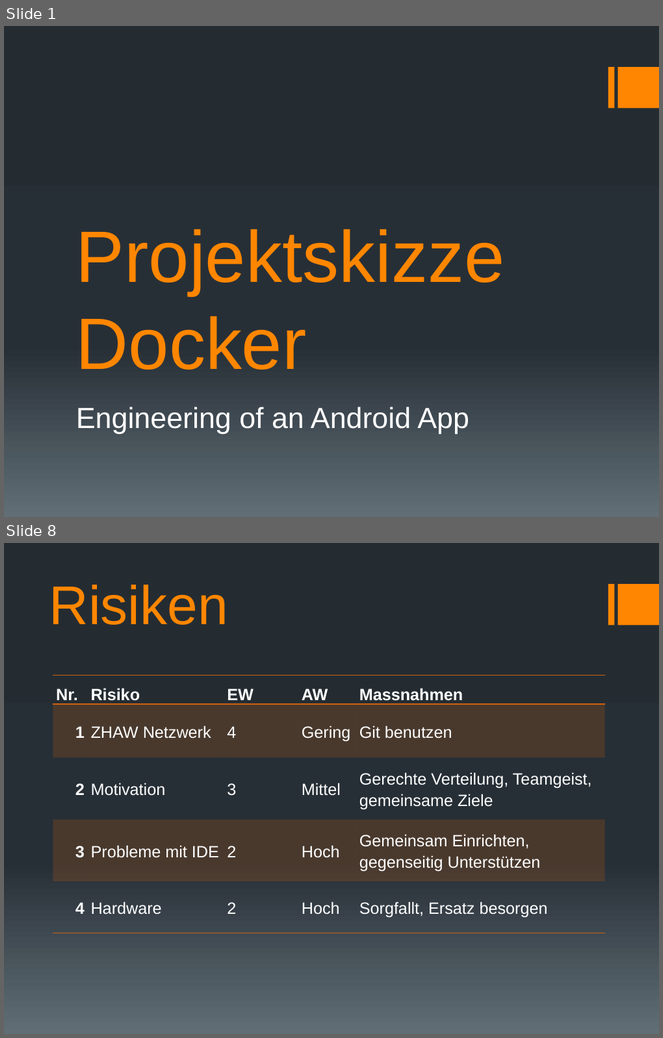
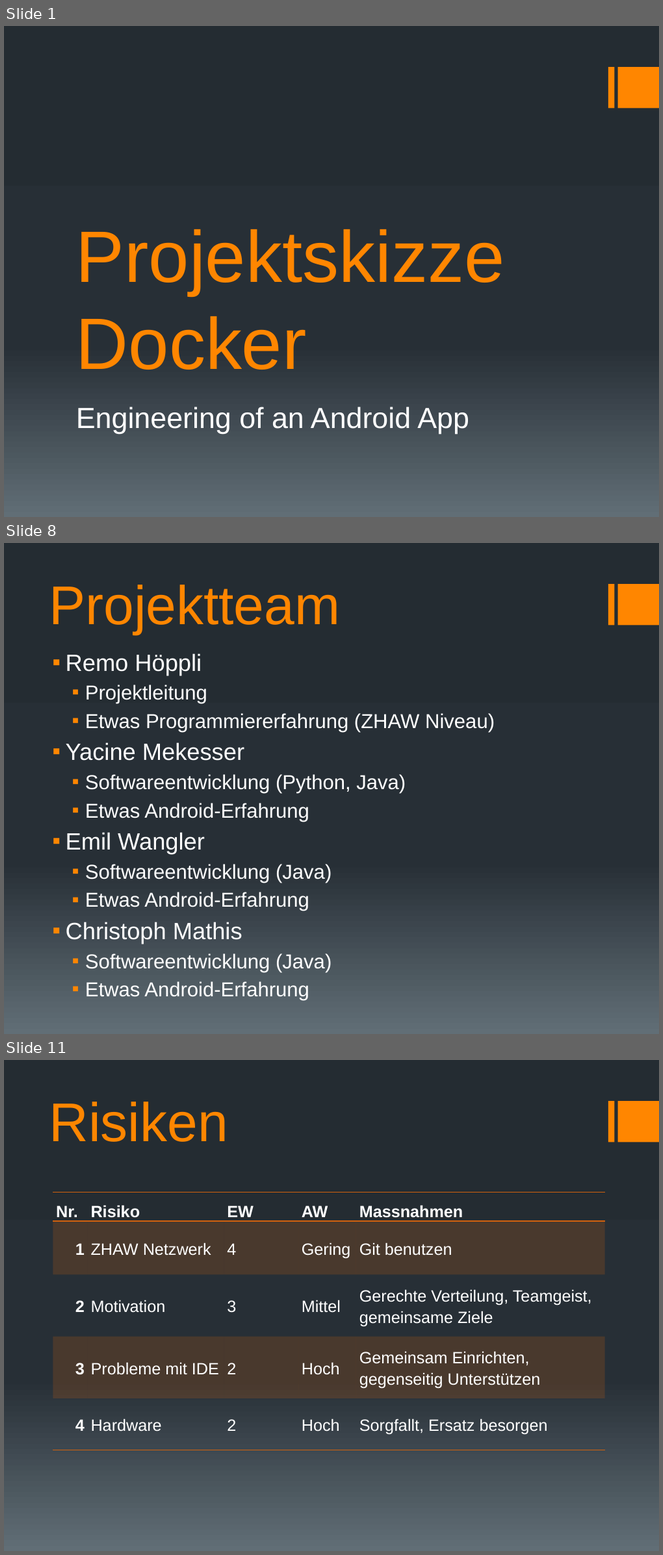
Before and after one commit to docker-apps/Docker, a slide deck: Documents/Projektskizze/Projektskizze_Präsentation_v1.pptx. Shown one above the other, each under a label of ours: slides 1 and 8 before the commit, slides 1, 8 and 11 after it; the slides between them are not shown. The pictures are 663x1038 and 663x1555 pixels, drawn with LibreOffice and Linux fonts; fonts in the diff are those of the drawing. Boxes give left, top, right and bottom in pixels: in the first picture for what was removed or moved away, otherwise in the second. Text is boxed around its words. In the diff, an @@ line names an element or a change of style, - is before the commit and + after.

```diff
--- a/Documents/Projektskizze/Projektskizze_Präsentation_v1.pptx
+++ b/Documents/Projektskizze/Projektskizze_Präsentation_v1.pptx
@@ slide 8 added at bbox=[4, 543, 659, 1034], background gradient #242C33 to #273037 to #636D76; not listed: 2 template elements that a slide beside it also shows @@
@@ title added at bbox=[49, 585, 340, 634], 60 pt, text #FF8600 @@
+Projektteam
@@ text added at bbox=[66, 653, 495, 1001], 22.2 pt, text #FFFFFF @@
+▪ Remo Höppli
+  ▪ Projektleitung
+  ▪ Etwas Programmiererfahrung (ZHAW Niveau)
+▪ Yacine Mekesser
+  ▪ Softwareentwicklung (Python, Java)
+  ▪ Etwas Android-Erfahrung
+▪ Emil Wangler
+  ▪ Softwareentwicklung (Java)
+  ▪ Etwas Android-Erfahrung
+▪ Christoph Mathis
+  ▪ Softwareentwicklung (Java)
+  ▪ Etwas Android-Erfahrung
@@ what was slide 8 is now slide 11 @@
```
Also in this commit, not shown: 5 slides changed, 5 other slides added, 3 slides removed, 1 other file.
